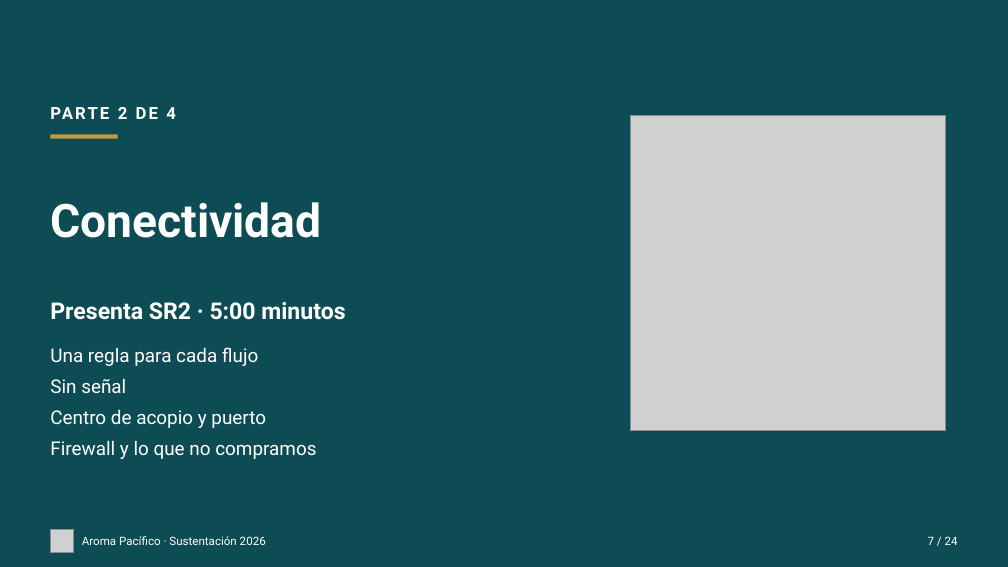
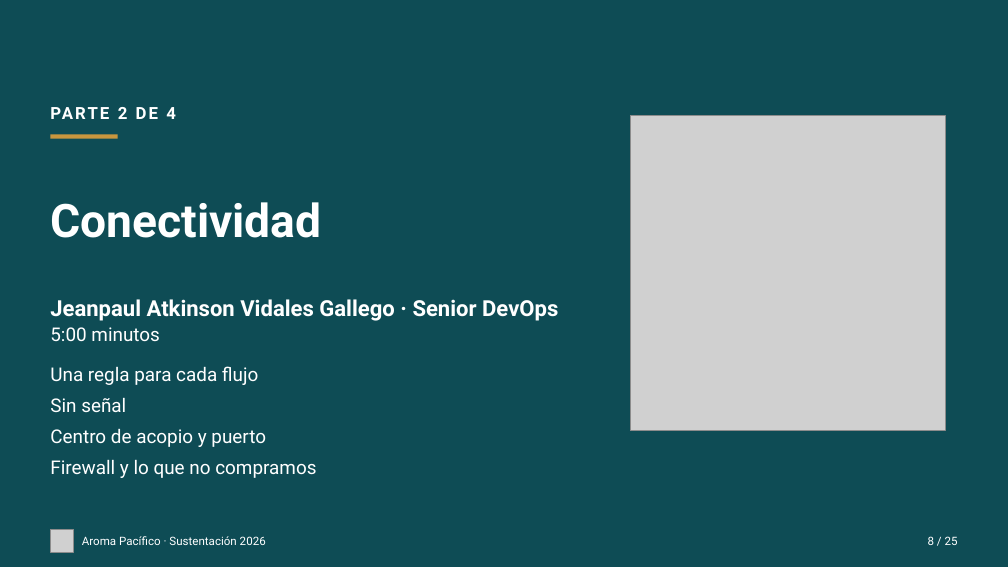
Before and after one commit to aroma-pacifico/aroma-pacifico-presentation, a slide deck: slide 8 of deck/aroma-pacifico-sustentacion.pptx (slide 7 before the commit). Drawn at 1008x567 pixels with LibreOffice and Linux fonts; fonts in the diff are those of the drawing; grey boxes stand for pictures. Boxes give left, top, right and bottom in pixels: in the first picture for what was removed or moved away, otherwise in the second. Text is boxed around its words. In the diff, an @@ line names an element or a change of style, - is before the commit and + after.

```diff
--- a/deck/aroma-pacifico-sustentacion.pptx
+++ b/deck/aroma-pacifico-sustentacion.pptx
@@ text at <box>50,299,558,341</box>: text changed; size 22 to 21 pt @@
-Presenta SR2 · 5:00 minutos
+Jeanpaul Atkinson Vidales Gallego · Senior DevOps
+5:00 minutos
@@ text "Una regla para cada flujo": place and size @@
-text "Una regla para cada flujo" at <box>50,347,316,459</box>
+text "Una regla para cada flujo" at <box>50,366,316,478</box>
@@ text at <box>928,536,958,545</box>: text changed @@
-7 / 24
+8 / 25
```
Also in this commit, not shown: 23 other slides changed, 1 slide added, 40 other files.
